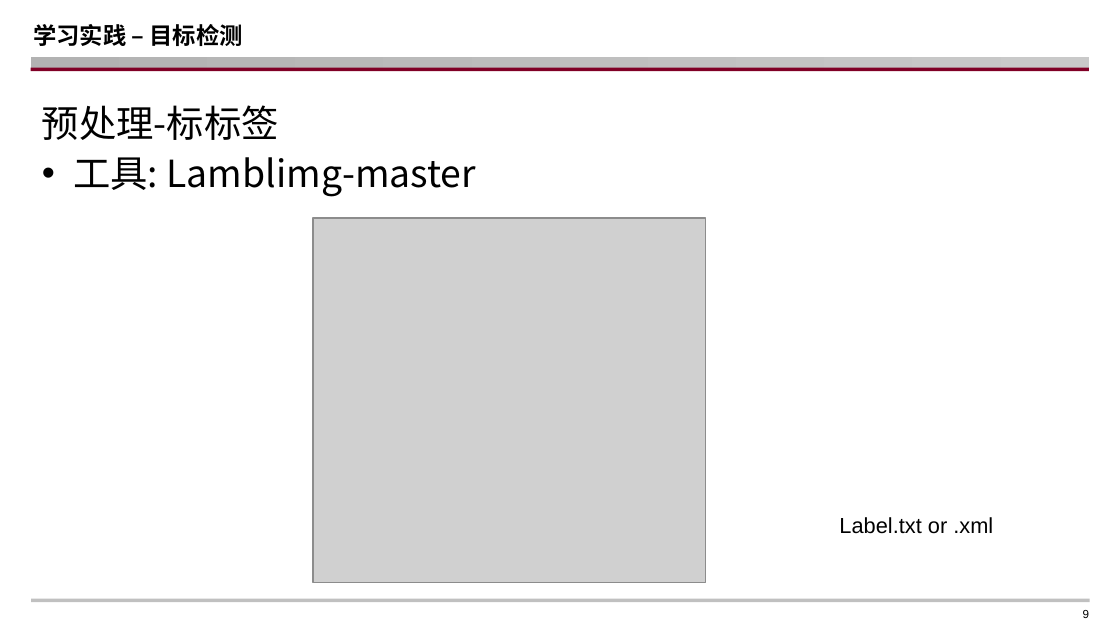
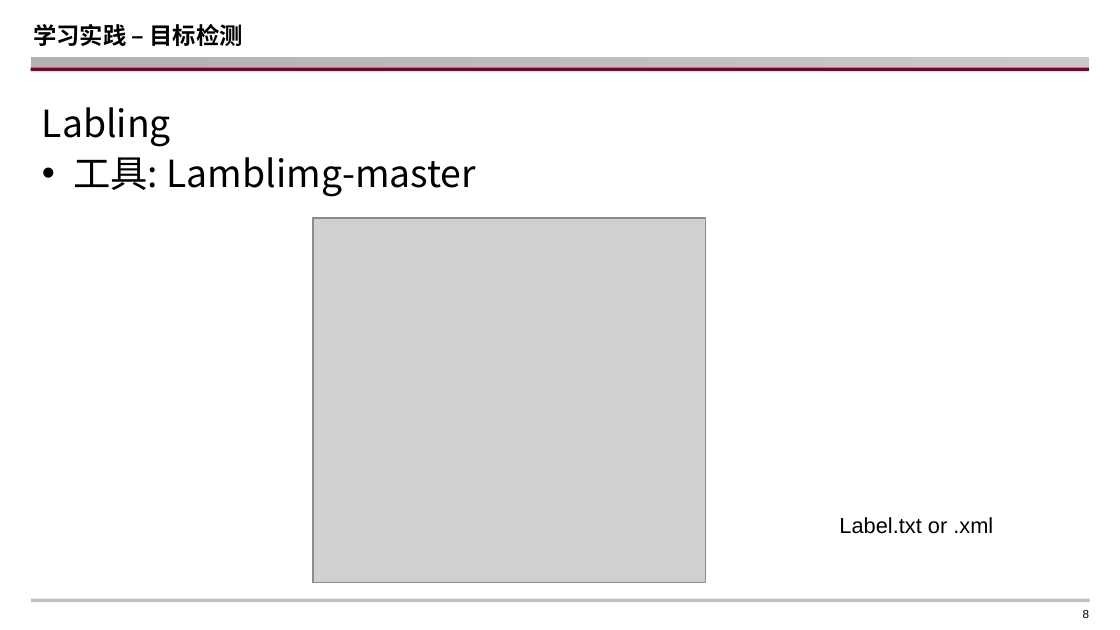
Before and after one commit to WSpie/Tour_plan_Flask, a slide deck: slide 8 of Internship_presentation_LipaiHuang.pptx (slide 9 before the commit). Drawn at 1120x630 pixels with LibreOffice and Linux fonts; fonts in the diff are those of the drawing; grey boxes stand for pictures; background and template pictures are left out. Boxes give left, top, right and bottom in pixels: in the first picture for what was removed or moved away, otherwise in the second. Text is boxed around its words. In the diff, an @@ line names an element or a change of style, - is before the commit and + after.

```diff
--- a/Internship_presentation_LipaiHuang.pptx
+++ b/Internship_presentation_LipaiHuang.pptx
@@ text at (42, 107, 171, 147): text changed @@
-预处理-标标签
+Labling
```
Also in this commit, not shown: 7 other slides changed, 1 slide added, 3 slides removed.
